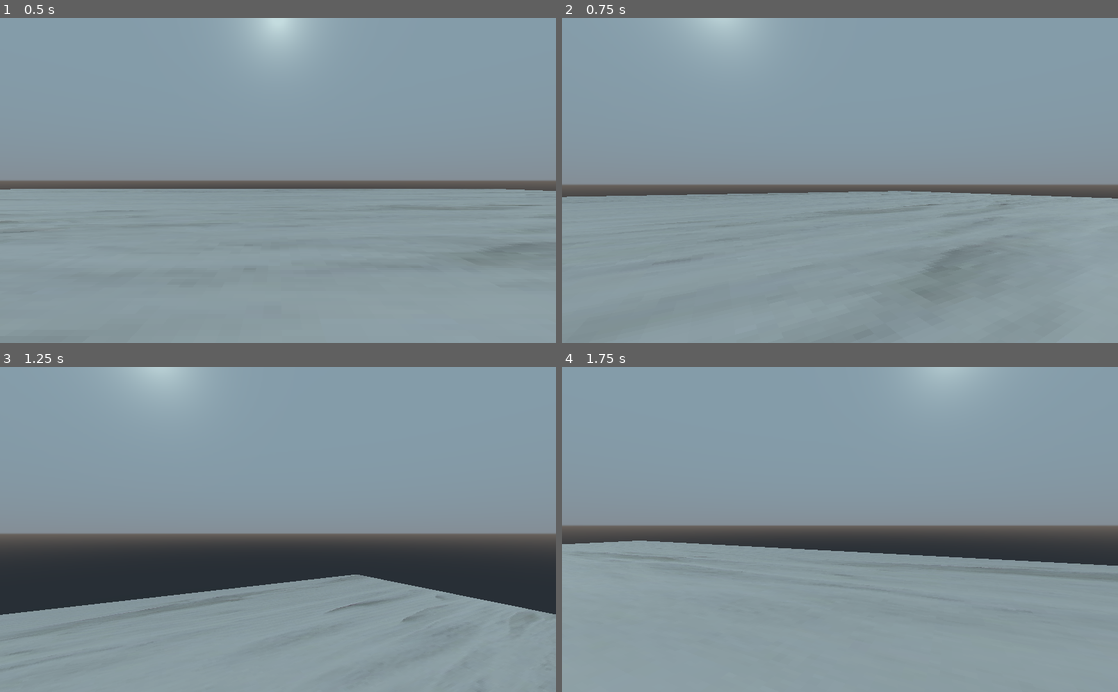
Above: before the commit, frames 1-4 (two rows, left to right).
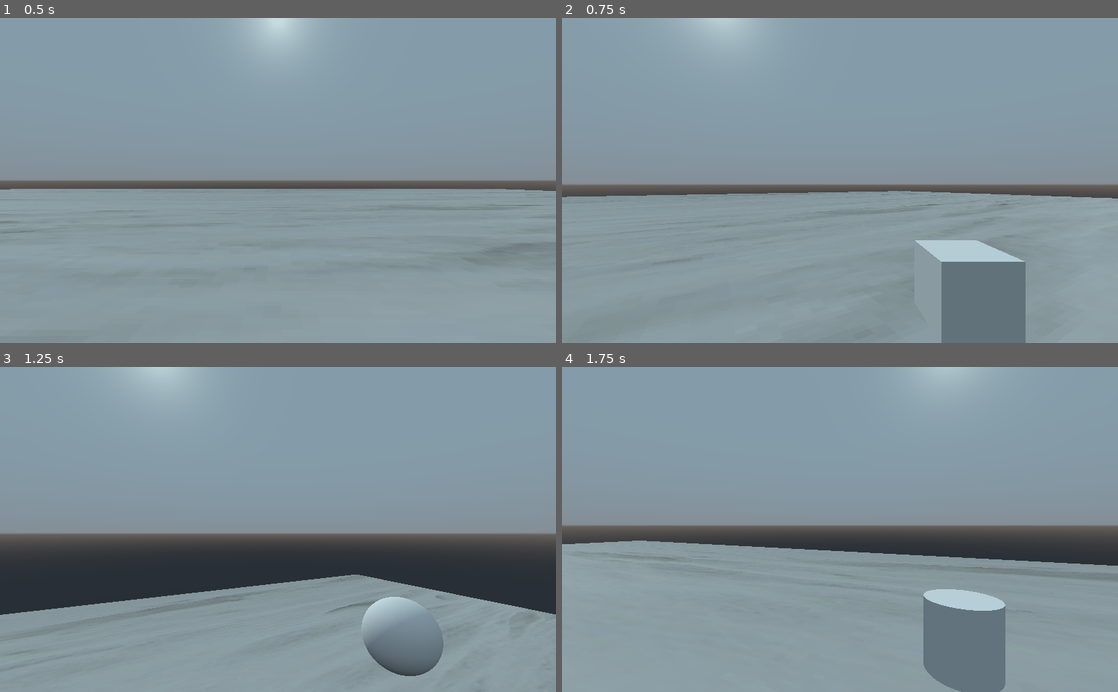
Above: after the commit, the same moments.

Repository: peter-shoes/carol
Game: Godot game, scene res://World.tscn
The game is run twice, just before and just after one commit, with the same random seed, the same clock (stepped at 60 frames per second) and the same inputs.
Inputs (mouse positions are in pixels of both pictures, inside the frame that each line leads up to):
- Up to frame 1 (0.5 s): no input
- Up to frame 2 (0.75 s): tap Enter at 0.5 s; move the mouse to (867, 180) at 0.52 s; hold W (move_forwards) from 0.53 s (still down); tap 1 at 0.6 s
- Up to frame 3 (1.25 s): keep holding W (move_forwards); tap Space (jump) at 0.77 s; tap 2 at 0.8 s
- Up to frame 4 (1.75 s): keep holding W (move_forwards); move the mouse to (812, 529) at 1.27 s; tap 2 at 1.35 s; tap Space (jump) at 1.52 s; tap 3 at 1.55 s

Frame 1 is identical in both runs. In frame 2, 4.6% of the frame differs, in the area x 63-84%, y 68-100%; in frame 3, 1.8%; in frame 4, 4.3%.

Commit message:
added health and death code, and code for weapons inventory

Diff:
--- a/characters/CharacterMover.gd
+++ b/characters/CharacterMover.gd
@@ -59,6 +59,7 @@
 
 func freeze():
 	frozen = true
+	#TODO make sure the character falls to the ground and doesn't freeze in midair
 
 func unfreeze():
 	frozen = false
--- /dev/null
+++ b/characters/HealthManager.gd
@@ -0,0 +1,45 @@
+extends Spatial
+
+signal dead
+signal hurt
+signal healed
+signal health_changed
+signal gibbed
+
+export var max_health = 100
+var cur_health = 1
+
+var gib_at = -10
+
+func _ready():
+	init() #making sure the init is called on the ready, this doesn't hurt because this specific init can be called twice
+
+func init():
+	cur_health = max_health
+	emit_signal("health_changed", cur_health)
+
+func hurt(damage: int, dir: Vector3, damage_type="normal"):
+	#TODO possible damage type differences?
+	if cur_health <= 0:
+		return #do nothing, we're dead
+	cur_health -= damage
+	if cur_health <= gib_at:
+		pass #TODO make gib spawner code
+		emit_signal("gibbed")
+		print('gibbed')
+	if cur_health <=0:
+		emit_signal("dead")
+		print('dead')
+	else:
+		emit_signal("hurt")
+	emit_signal("health_changed", cur_health)
+	print('hurt ', damage, 'current health', cur_health)
+
+func heal(amount: int):
+	if cur_health <=0:
+		return #do nothing, we're dead
+	cur_health += amount
+	if cur_health > max_health:
+		cur_health = max_health
+	emit_signal("healed")
+	emit_signal("health_changed", cur_health)
--- a/characters/player/Player.gd
+++ b/characters/player/Player.gd
@@ -1,20 +1,42 @@
 extends KinematicBody
+
+var hotkeys = {
+	KEY_1: 0, #these are standard key input codes and can be found in search help
+	KEY_2: 1,
+	KEY_3: 2,
+	KEY_4: 3,
+	KEY_5: 4,
+	KEY_6: 5,
+	KEY_7: 6,
+	KEY_8: 7,
+	KEY_9: 8,
+	KEY_0: 9
+}
 
 export var mouse_sens = 0.5
 # export var means that the variable will be adjustable in the editor menu
 
 onready var camera = $Camera
 onready var character_mover = $CharacterMover
+onready var health_manager = $HealthManager
+onready var weapon_manager = $Camera/WeaponManager
 #onready is used to reference a child of the node that this script extends so the engine will wait until that node is loaded in
 # the $ is used to reference the node, by giving the name of the node
+var dead = false
 
 func _ready(): #ready is called when the scene is ready
 	Input.set_mouse_mode(Input.MOUSE_MODE_CAPTURED) # mouse is hidden and stuck in the center of the screen, so you need the esc exit cmd
 	character_mover.init(self) #initialize the character mover and send it self (KinematicBody)
+	health_manager.init()
+	health_manager.connect("dead", self, "kill") #connects dead variable to kill func i guess
 
 func _process(_delta):
 	if Input.is_action_just_pressed("exit"):
 		get_tree().quit()
+
+	if dead:
+		#TODO make sure player falls to the ground and doesn't freeze in midair
+		return #don't run any of the movement code
 
 	# you wanna put your input code in a seperate script from your movement code so you can re-use the movement code on the AI
 	# best to put input code in _process because input is handled in input frames rather than physics frames
@@ -31,7 +53,6 @@
 	if Input.is_action_just_pressed("jump"):
 		character_mover.jump()
 
-
 func _input(event):
 	# event is basically any event that the computer senses
 	# you can go to search help for information on any class
@@ -39,3 +60,22 @@
 		rotation_degrees.y -= mouse_sens * event.relative.x
 		camera.rotation_degrees.x -= mouse_sens * event.relative.y
 		camera.rotation_degrees.x = clamp(camera.rotation_degrees.x, -90, 90) # cant more the camera higher than these angles
+	if event is InputEventKey and event.pressed:
+		if event.scancode in hotkeys:
+			weapon_manager.switch_to_weapon_slot(hotkeys[event.scancode])
+	if event is InputEventMouseButton and event.pressed:
+		if event.button_index == BUTTON_WHEEL_DOWN:
+			weapon_manager.switch_to_next_weapon()
+		if event.button_index == BUTTON_WHEEL_UP:
+			weapon_manager.switch_to_last_weapon()
+
+func hurt(damage, dir):
+	health_manager.hurt(damage, dir)
+
+func heal(amount):
+	health_manager.heal(amount)
+
+func kill():
+	dead = true
+	character_mover.freeze()
+	#TODO make sure the character falls to the ground and doesn't freeze in midair
--- a/characters/player/Player.tscn
+++ b/characters/player/Player.tscn
@@ -1,13 +1,23 @@
-[gd_scene load_steps=4 format=2]
+[gd_scene load_steps=10 format=2]
 
 [ext_resource path="res://characters/player/Player.gd" type="Script" id=1]
 [ext_resource path="res://characters/CharacterMover.gd" type="Script" id=2]
+[ext_resource path="res://characters/HealthManager.gd" type="Script" id=3]
+[ext_resource path="res://characters/player/WeaponManager.gd" type="Script" id=4]
 
 [sub_resource type="CapsuleShape" id=1]
 radius = 0.5
 
+[sub_resource type="CubeMesh" id=2]
+
+[sub_resource type="SphereMesh" id=3]
+
+[sub_resource type="CylinderMesh" id=4]
+
+[sub_resource type="PrismMesh" id=5]
+
 [node name="Player" type="KinematicBody"]
-collision_layer = 2
+collision_layer = 6
 collision_mask = 3
 script = ExtResource( 1 )
 
@@ -19,5 +29,38 @@
 transform = Transform( 1, 0, 0, 0, 1, 0, 0, 0, 1, 0, 1.75, 0 )
 current = true
 
+[node name="WeaponManager" type="Spatial" parent="Camera"]
+transform = Transform( 1, 0, 0, 0, 1, 0, 0, 0, 1, 0, -0.244237, -0.691117 )
+script = ExtResource( 4 )
+
+[node name="Weapons" type="Spatial" parent="Camera/WeaponManager"]
+
+[node name="Machete" type="MeshInstance" parent="Camera/WeaponManager/Weapons"]
+transform = Transform( 0.106249, 0, 0, 0, 0.106249, 0, 0, 0, 0.106249, 0.361329, -0.0668278, 0 )
+visible = false
+mesh = SubResource( 2 )
+material/0 = null
+
+[node name="MachineGun" type="MeshInstance" parent="Camera/WeaponManager/Weapons"]
+transform = Transform( 0.106249, 0, 0, 0, 0.106249, 0, 0, 0, 0.106249, 0.361329, -0.0668278, 0 )
+visible = false
+mesh = SubResource( 3 )
+material/0 = null
+
+[node name="Shotgun" type="MeshInstance" parent="Camera/WeaponManager/Weapons"]
+transform = Transform( 0.106249, 0, 0, 0, 0.106249, 0, 0, 0, 0.106249, 0.361329, -0.0668278, 0 )
+visible = false
+mesh = SubResource( 4 )
+material/0 = null
+
+[node name="RocketLauncher" type="MeshInstance" parent="Camera/WeaponManager/Weapons"]
+transform = Transform( 0.106249, 0, 0, 0, 0.106249, 0, 0, 0, 0.106249, 0.361329, -0.0668278, 0 )
+visible = false
+mesh = SubResource( 5 )
+material/0 = null
+
 [node name="CharacterMover" type="Spatial" parent="."]
 script = ExtResource( 2 )
+
+[node name="HealthManager" type="Spatial" parent="."]
+script = ExtResource( 3 )
--- /dev/null
+++ b/characters/player/WeaponManager.gd
@@ -0,0 +1,49 @@
+extends Spatial
+
+enum WEAPON_SLOTS {MACHETE, MACHINE_GUN, SHOTGUN, ROCKET_LAUNCHER}
+var slots_unlocked = {
+	WEAPON_SLOTS.MACHETE: true,
+	WEAPON_SLOTS.MACHINE_GUN: true,
+	WEAPON_SLOTS.SHOTGUN: true,
+	WEAPON_SLOTS.ROCKET_LAUNCHER: true,
+} #this is gd dict formatting
+
+onready var weapons = $Weapons.get_children()
+var cur_slot = 0
+var cur_weapon = null
+
+func _ready():
+	pass
+
+func switch_to_next_weapon():
+	cur_slot = (cur_slot + 1) % slots_unlocked.size()
+	if !slots_unlocked[cur_slot]:
+		switch_to_next_weapon() # we need to make sure here that one weapon is always unlocked or this will go forever
+	else:
+		switch_to_weapon_slot(cur_slot)
+
+func switch_to_last_weapon():
+	cur_slot = posmod((cur_slot - 1), slots_unlocked.size()) #same as modulo but wraps around to be positive
+	if !slots_unlocked[cur_slot]:
+		switch_to_last_weapon() # we need to make sure here that one weapon is always unlocked or this will go forever
+	else:
+		switch_to_weapon_slot(cur_slot)
+
+func switch_to_weapon_slot(slot_ind: int):
+	if slot_ind<0 or slot_ind >= slots_unlocked.size():
+		return #don't do anything if passed an out of bounds int
+	if !slots_unlocked[cur_slot]:
+		return # don't do anything if the int passed is not in unlocked slots
+	disable_all_weapons()
+	cur_weapon = weapons[slot_ind]
+	if cur_weapon.has_method("set_active"):
+		cur_weapon.set_active()
+	else:
+		cur_weapon.show()
+
+func disable_all_weapons():
+	for weapon in weapons:
+		if weapon.has_method("set_inactive"):
+			weapon.set_inactive()
+		else:
+			weapon.hide()
--- a/project.godot
+++ b/project.godot
@@ -79,6 +79,7 @@
 
 3d_physics/layer_1="environment"
 3d_physics/layer_2="characters"
+3d_physics/layer_3="hitboxes"
 
 [rendering]
 
